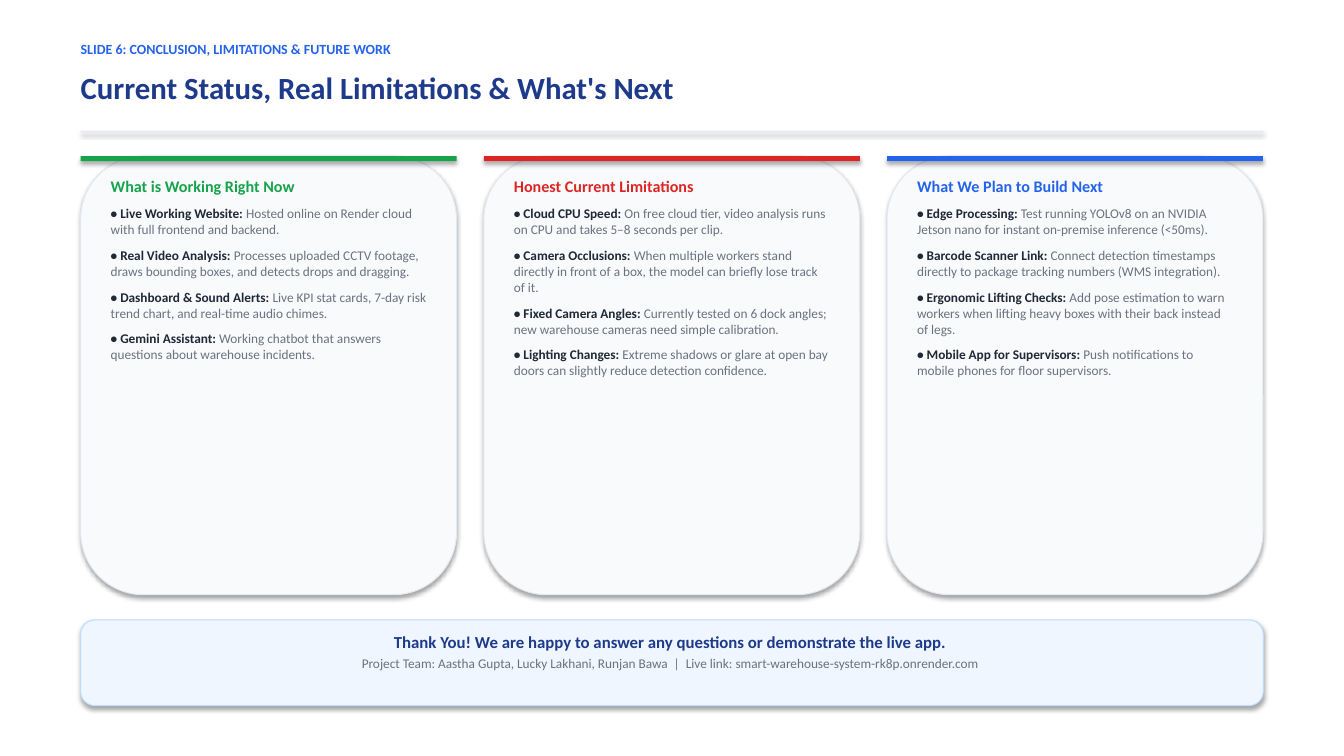
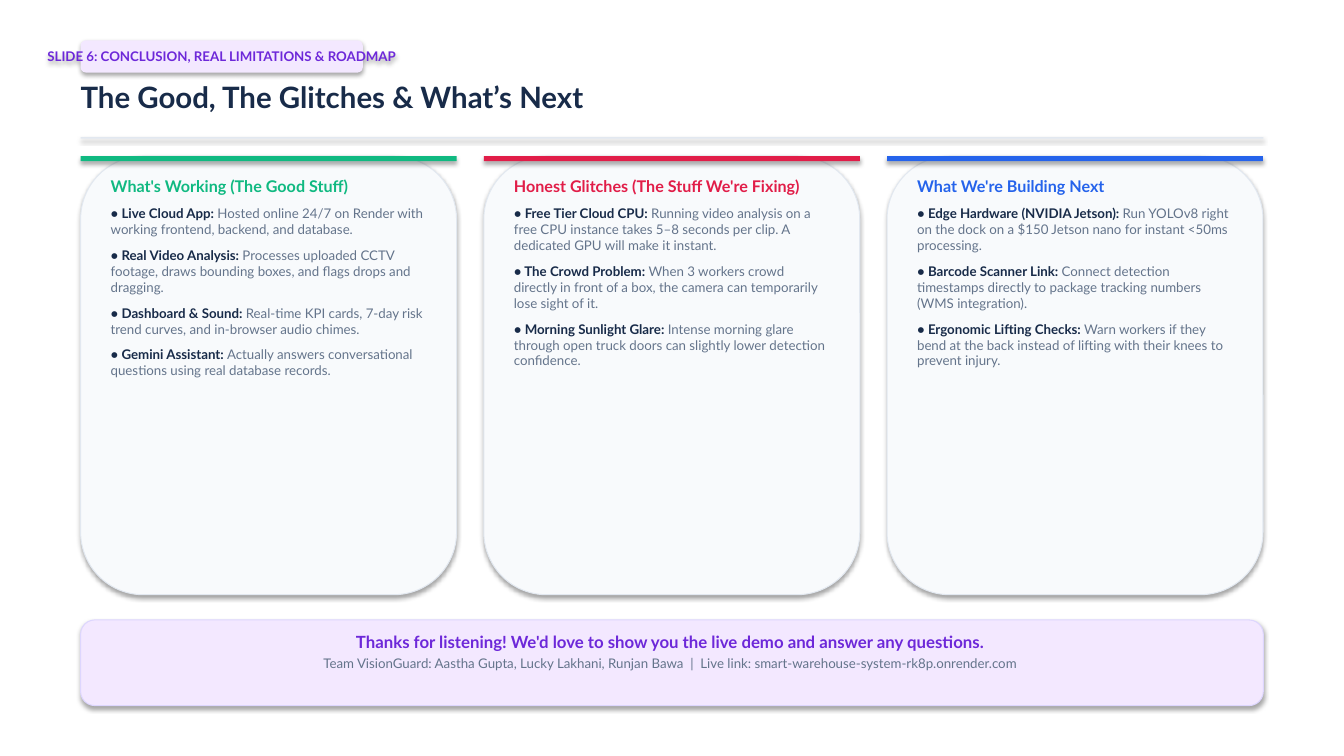
Before and after one commit to Aastha008/Smart-Warehouse-System, a slide deck: slide 6 of Smart_Warehouse_DockGuard_Presentation.pptx. Drawn at 1344x756 pixels with LibreOffice and Linux fonts; fonts in the diff are those of the drawing. Boxes give left, top, right and bottom in pixels: in the first picture for what was removed or moved away, otherwise in the second. Text is boxed around its words. In the diff, an @@ line names an element or a change of style, - is before the commit and + after.

Commit message:
Revamp presentation deck: creative, fun, human-sounding student pitch

```diff
--- a/Smart_Warehouse_DockGuard_Presentation.pptx
+++ b/Smart_Warehouse_DockGuard_Presentation.pptx
@@ text in rounded rectangle at (47,51,396,63): text changed; size 10 to 9.5 pt; font Calibri to Lato; text colour #2563EB to #6D28D9 @@
-SLIDE 6: CONCLUSION, LIMITATIONS & FUTURE WORK
+SLIDE 6: CONCLUSION, REAL LIMITATIONS & ROADMAP
@@ rounded rectangle "SLIDE 6: CONCLUSION, REAL LIMITATIONS ...": place and size @@
-rounded rectangle "SLIDE 6: CONCLUSION, REAL LIMITATIONS ..." at (81,44,390,56)
+rounded rectangle "SLIDE 6: CONCLUSION, REAL LIMITATIONS ..." at (81,40,363,73)
@@ rounded rectangle "SLIDE 6: CONCLUSION, REAL LIMITATIONS ..." at (81,40,363,73): vertical alignment top to middle; fill none to #F3E8FF; shadow on @@
@@ text at (81,85,583,112): text changed; size 22 to 21 pt; font Calibri to Lato; text colour #1E3A8A to #182B49 @@
-Current Status, Real Limitations & What's Next
+The Good, The Glitches & What’s Next
@@ rectangle: place and size @@
-rectangle at (81,131,1263,132)
+rectangle at (81,137,1263,138)
@@ rectangle at (81,156,457,161): fill #16A34A to #10B981 @@
@@ text at (111,179,423,378): text changed; font Calibri to Lato; text colour #6B7280 to #64748B @@
-What is Working Right Now
-• Live Working Website: Hosted online on Render cloud with full frontend and backend.
-• Real Video Analysis: Processes uploaded CCTV footage, draws bounding boxes, and detects drops and dragging.
-• Dashboard & Sound Alerts: Live KPI stat cards, 7-day risk trend chart, and real-time audio chimes.
-• Gemini Assistant: Working chatbot that answers questions about warehouse incidents.
+What's Working (The Good Stuff)
+• Live Cloud App: Hosted online 24/7 on Render with working frontend, backend, and database.
+• Real Video Analysis: Processes uploaded CCTV footage, draws bounding boxes, and flags drops and dragging.
+• Dashboard & Sound: Real-time KPI cards, 7-day risk trend curves, and in-browser audio chimes.
+• Gemini Assistant: Actually answers conversational questions using real database records.
@@ rectangle at (484,156,860,161): fill #DC2626 to #E11D48 @@
@@ text at (514,179,825,365): text changed; font Calibri to Lato; text colour #6B7280 to #64748B @@
-Honest Current Limitations
-• Cloud CPU Speed: On free cloud tier, video analysis runs on CPU and takes 5–8 seconds per clip.
-• Camera Occlusions: When multiple workers stand directly in front of a box, the model can briefly lose track of it.
-• Fixed Camera Angles: Currently tested on 6 dock angles; new warehouse cameras need simple calibration.
-• Lighting Changes: Extreme shadows or glare at open bay doors can slightly reduce detection confidence.
+Honest Glitches (The Stuff We're Fixing)
+• Free Tier Cloud CPU: Running video analysis on a free CPU instance takes 5–8 seconds per clip. A dedicated GPU will make it instant.
+• The Crowd Problem: When 3 workers crowd directly in front of a box, the camera can temporarily lose sight of it.
+• Morning Sunlight Glare: Intense morning glare through open truck doors can slightly lower detection confidence.
@@ text at (917,180,1229,253): text changed; font Calibri to Lato; text colour #6B7280 to #64748B @@
-What We Plan to Build Next
-• Edge Processing: Test running YOLOv8 on an NVIDIA Jetson nano for instant on-premise inference (<50ms).
+What We're Building Next
+• Edge Hardware (NVIDIA Jetson): Run YOLOv8 right on the dock on a $150 Jetson nano for instant <50ms processing.
@@ text at (917,266,1202,311): font Calibri to Lato in "• Barcode Scanner Link: Connect detection timestamps ..."; text colour #1F2937 to #182B49 in "• Barcode Scanner Link:"; text colour #6B7280 to #64748B in "Connect detection timestamps directly to package tracking ..." @@
@@ text at (917,324,1223,368): text changed; font Calibri to Lato; text colour #6B7280 to #64748B @@
-• Ergonomic Lifting Checks: Add pose estimation to warn workers when lifting heavy boxes with their back instead of legs.
-• Mobile App for Supervisors: Push notifications to mobile phones for floor supervisors.
+• Ergonomic Lifting Checks: Warn workers if they bend at the back instead of lifting with their knees to prevent injury.
@@ rounded rectangle at (81,620,1263,706): fill #EFF6FF to #F3E8FF; outline #BFDBFE 0.75 pt to #DDD6FE 0.75 pt @@
@@ text at (323,635,1017,671): text changed; font Calibri to Lato; text colour #6B7280 to #64748B @@
-Thank You! We are happy to answer any questions or demonstrate the live app.
-Project Team: Aastha Gupta, Lucky Lakhani, Runjan Bawa | Live link: smart-warehouse-system-rk8p.onrender.com
+Thanks for listening! We'd love to show you the live demo and answer any questions.
+Team VisionGuard: Aastha Gupta, Lucky Lakhani, Runjan Bawa | Live link: smart-warehouse-system-rk8p.onrender.com
```
Also in this commit, not shown: 4 other slides changed, 1 slide added, 1 slide removed, 2 other files.
